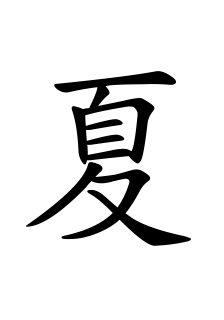
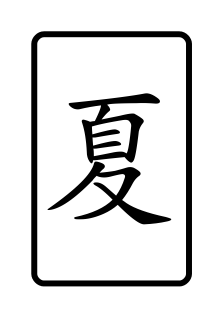
Two versions of the same layered image (w=224, h=320). Layer-by-layer changes:
added layer "Clipboard" above "夏" over [31, 31, 192, 287]
painted on "夏" over [26, 71, 191, 246]
